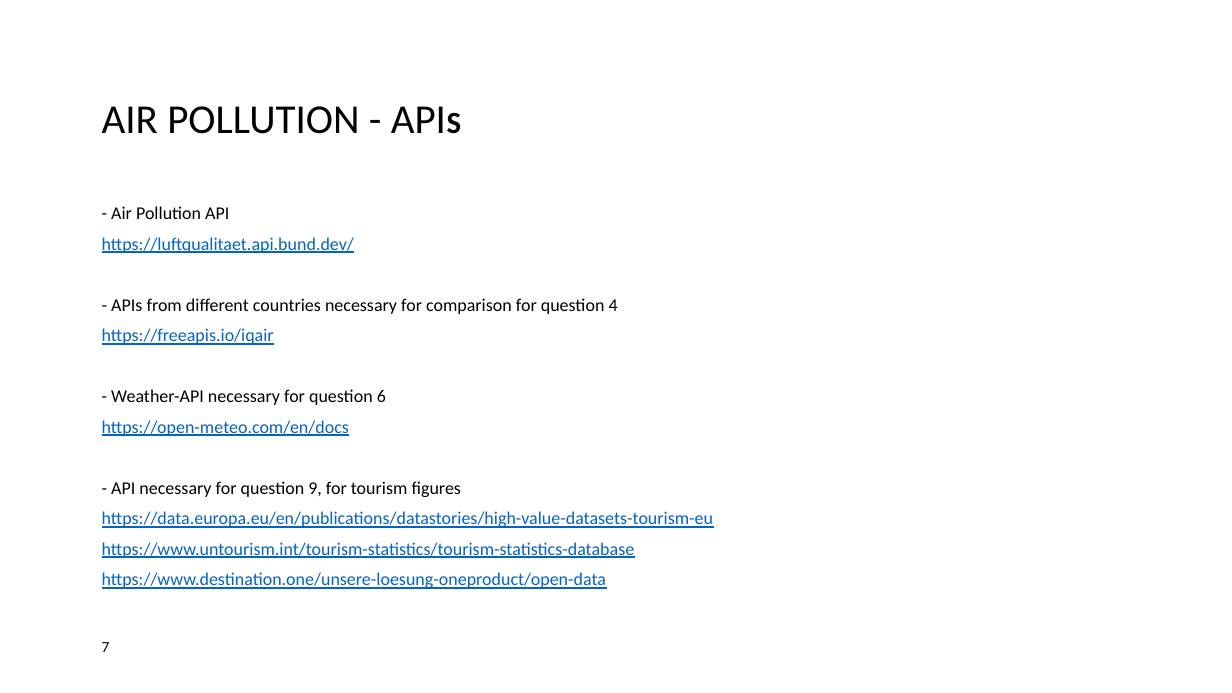
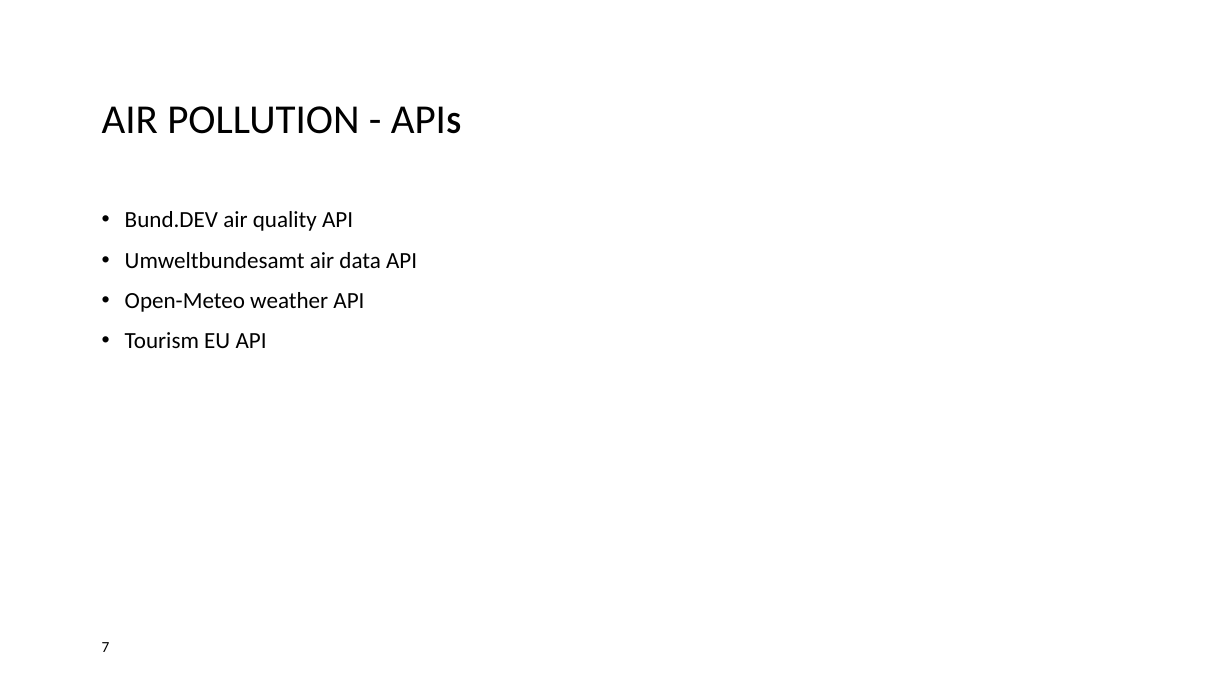
Before and after one commit to lennartklose96/DataScienceProject, a slide deck: slide 7 of Data-Science-Project.pptx. Drawn at 1232x693 pixels with LibreOffice and Linux fonts; fonts in the diff are those of the drawing; background and template pictures are left out. Boxes give left, top, right and bottom in pixels: in the first picture for what was removed or moved away, otherwise in the second. Text is boxed around its words. In the diff, an @@ line names an element or a change of style, - is before the commit and + after.

```diff
--- a/Data-Science-Project.pptx
+++ b/Data-Science-Project.pptx
@@ text at [125,211,417,348]: text changed; size 14 to 18 pt; text colour #0563C1 to #000000 @@
-- Air Pollution API
-https://luftqualitaet.api.bund.dev/
-- APIs from different countries necessary for comparison for question 4
-https://freeapis.io/iqair
-- Weather-API necessary for question 6
-https://open-meteo.com/en/docs
-- API necessary for question 9, for tourism figures
-https://data.europa.eu/en/publications/datastories/high-value-datasets-tourism-eu
-https://www.untourism.int/tourism-statistics/tourism-statistics-database
-https://www.destination.one/unsere-loesung-oneproduct/open-data
+• Bund.DEV air quality API
+• Umweltbundesamt air data API
+• Open-Meteo weather API
+• Tourism EU API
```
Also in this commit, not shown: 6 other slides changed, 5 slides added, 2 slides removed.
